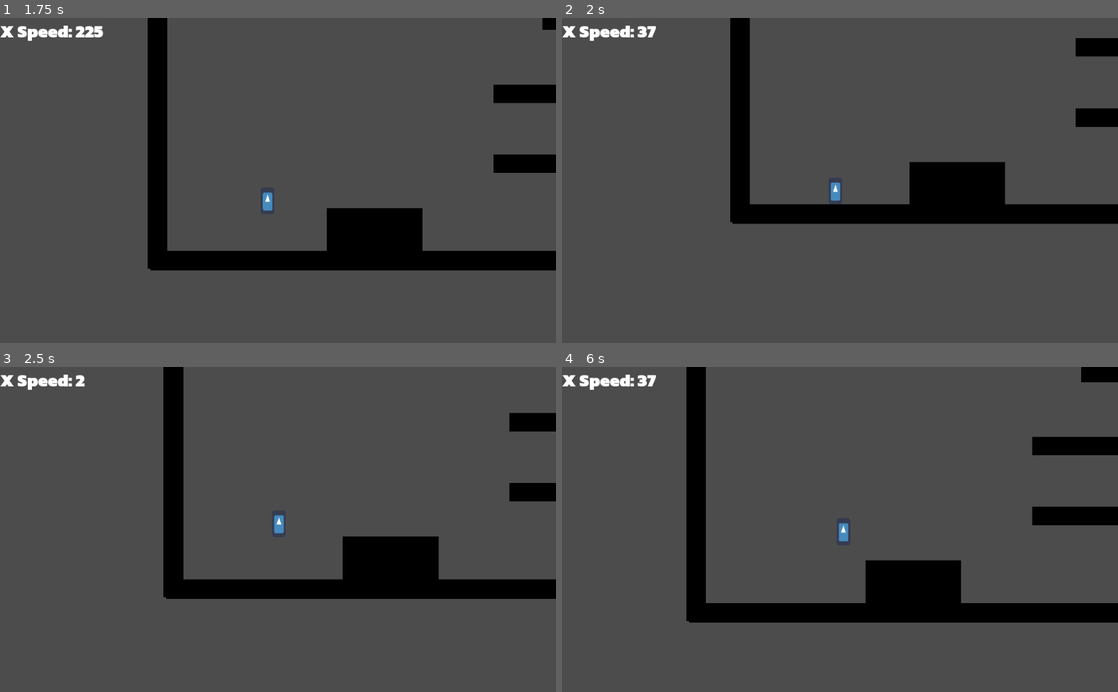
Above: before the commit, frames 1-4 (two rows, left to right).
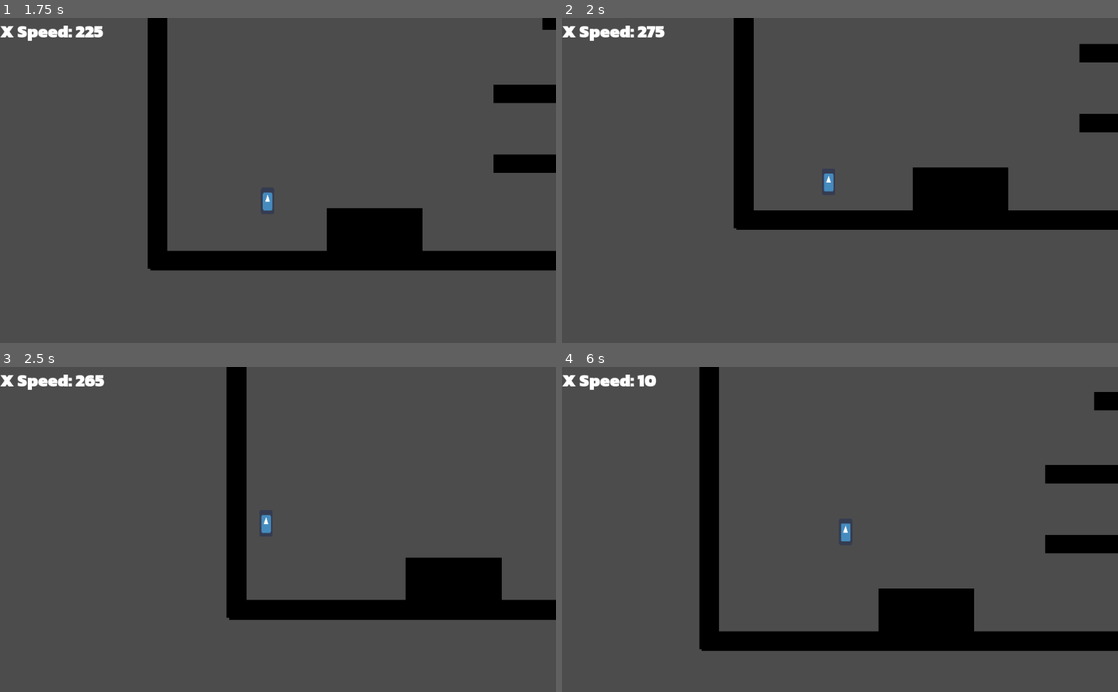
Above: after the commit, the same moments.

Repository: Project-Movement/Project-Movement
Game: Godot game, scene res://Scenes/PlayerTest.tscn
Two runs of this game, one before a commit and one after it. Both use one fixed random seed, a clock stepped at 60 frames per second and the inputs below. The engine's default icon, where the game draws it, is replaced by a stand-in: a white triangle on a blue panel in a dark square.
Inputs (mouse positions are in pixels of both pictures, inside the frame that each line leads up to):
- Up to frame 1 (1.75 s): move the mouse to (400, 164) at 0.52 s; hold Space (jump) 0.53-1.28 s; hold D (right) from 0.53 s (still down); move the mouse to (166, 196) at 1.27 s; tap Shift (dash) at 1.35 s; tap Space (jump) at 1.52, 1.55 s
- Up to frame 2 (2 s): keep holding D (right); tap Space (jump) at 1.82 s
- Up to frame 3 (2.5 s): move the mouse to (333, 458) at 2.02 s; release D (right) at 2.03 s; hold A (left) from 2.03 s (still down); hold Space (jump) from 2.03 s (still down)
- Up to frame 4 (6 s): move the mouse to (812, 594) at 2.77 s; release A (left) at 2.78 s; release Space (jump) at 2.78 s; hold D (right) 2.78-4.28 s; tap Shift (dash) at 2.85, 4.35, 5.85 s; tap Space (jump) at 3.02, 3.05, 3.32, 4.52, 4.55, 4.82 s; move the mouse to (1006, 578) at 3.52 s; hold Space (jump) 3.53-4.28 s; move the mouse to (673, 480) at 4.27 s; hold A (left) 4.28-5.03 s; move the mouse to (867, 529) at 5.02 s; hold D (right) 5.03-5.78 s; hold Space (jump) 5.03-5.78 s; move the mouse to (756, 448) at 5.77 s; hold A (left) from 5.78 s (still down)

Frame 1 is identical in both runs. In frame 2, 4.4% of the frame differs, in the area x 13-100%, y 0-66%; in frame 3, 15%; in frame 4, 18%, in the area x 13-100%, y 0-88%.

Commit message:
add speed boost for timing bhop, ground bounce still preserves without bonus
this doesn't play very well with double jump, since if you still have it you
can't get the bhop bonus

Diff:
--- a/Scenes/Player.tscn
+++ b/Scenes/Player.tscn
@@ -28,5 +28,9 @@
 smoothing_enabled = true
 smoothing_speed = 8.0
 
+[node name="JumpTimer" type="Timer" parent="PlayerBody"]
+
 [node name="HUD" parent="." instance=ExtResource( 3 )]
 script = ExtResource( 4 )
+
+[connection signal="timeout" from="PlayerBody/JumpTimer" to="PlayerBody" method="_on_JumpTimer_timeout"]
--- a/Scripts/PlayerController.gd
+++ b/Scripts/PlayerController.gd
@@ -10,12 +10,19 @@
 export var max_grounded_speed = 300  # maximum speed on ground
 export var gravity = 750  # gravitational acceleration
 export var jump_vel = 400  # instantaneous velocity on jump
+export var wall_friction = 300  # wall friction
+
+# bhopping and walljumping
+export var walljump_speed = 350  # x speed after walljump
+export var bhop_bonus = 100
+export var wallhop_bonus_factor = 0.4
+export var bhop_interval = 0.1  # interval to be able to do a bhop, in seconds
+
 
 # abilities
 export var dash_magnitude: int = 400  # how much the dash moves
-export var walljump_speed = 350  # x speed after walljump
-export var wall_friction = 300  # wall friction
 export var coyote_time_ms = 80  # coyote time, where player can jump despite not being grounded if they were just grounded
+
 export var glider_x_conversion_efficiency = 0.8  # efficiency of conversion between x and up
 export var glider_y_conversion_efficiency = 0.8  # efficiency of conversion between down and x
 export var glider_x_rate = 2  # how fast horizontal is converted to up in glider
@@ -23,6 +30,7 @@
 export var glider_up_antigravity_factor = 0.6  # ratio of gravity that is cancelled when gliding up
 export var glider_up_ideal_vector: Vector2 = Vector2(1, 1).normalized()
 
+
 # other variables
 var constant_forces = { "gravity": Vector2(0, gravity) }
 var velocity = Vector2()
@@ -31,14 +39,21 @@
 var last_tick_vel = Vector2()  # save what the engine thinks should be the new velocity after moving and sliding
 var last_time_on_floor = 0
 
+var has_jumped_in_bhop_interval = false
+
+func _ready():
+	$JumpTimer.wait_time = bhop_interval
+	$JumpTimer.one_shot = true
+
 func _physics_process(delta):
 	player_move(delta)
 	last_tick_vel = move_and_slide(velocity, Vector2.UP)
 
-
-func _input(_event):
-	# some abilities activations can probably go here later
-	pass
+func _process(_delta):
+	if Input.is_action_just_pressed("jump"):
+		print("jump was pressed")
+		has_jumped_in_bhop_interval = true
+		$JumpTimer.start()
 
 
 func player_move(delta):
@@ -54,6 +69,7 @@
 
 	# handle jump and double jump (midair jump)
 	if Input.is_action_just_pressed("jump"):
+
 		if grounded:
 			velocity.y = -jump_vel
 			has_double_jump = true
@@ -139,16 +155,37 @@
 func do_any_bounce() -> bool:
 	var has_bounced = false
 	# handle bouncing off walls, jump up, perfect reflection of x vel
-	if is_on_wall() and Input.is_action_pressed("jump") and abs(velocity.x) > walljump_speed:
-		velocity.x = -velocity.x
-		has_bounced = true
+	if is_on_wall():
+		if Input.is_action_pressed("jump") and abs(velocity.x) > walljump_speed:
+			velocity.x = -velocity.x
+			has_bounced = true
+		# elif has_jumped_in_bhop_interval:
+		# 	print("jump was pressed in the last interval, doing a wallhop")
+		# 	# if they time the jump, player goes up instead of just reflecting
+		# 	# and keep some horizontal velocity but not all of it, so like
+		# 	# a more powerful walljump
+		# 	if velocity.x > 0:
+		# 		velocity.x = -velocity.x * wallhop_bonus_factor - walljump_speed
+		# 	elif velocity.x < 0:
+		# 		velocity.x = -velocity.x * wallhop_bonus_factor + walljump_speed
+
 
 	# bouncing off ground, bhopping, perfect preservation of x vel
-	if is_on_floor() and Input.is_action_pressed("jump"):
-		velocity.y = -jump_vel
-		has_bounced = true
-		has_double_jump = true  # TODO evaluate whether it should be ok to refresh double jump after bhop
-
+	# if the player presses jump within the interval in time, they get bonus velocity as well
+	if is_on_floor():
+		if Input.is_action_pressed("jump"):
+			velocity.y = -jump_vel
+			has_bounced = true
+			has_double_jump = true
+		if has_jumped_in_bhop_interval:
+			velocity.y = -jump_vel
+			if velocity.x < 0:
+				velocity.x -= bhop_bonus
+			elif velocity.x > 0:
+				velocity.x += bhop_bonus
+
+			has_bounced = true
+			has_double_jump = true  # TODO evaluate whether it should be ok to refresh double jump after bhop
 	return has_bounced
 
 
@@ -175,3 +212,7 @@
 func apply_constant_forces(delta):
 	for val in constant_forces.values():
 		velocity += val * delta
+
+
+func _on_JumpTimer_timeout():
+	has_jumped_in_bhop_interval = false
